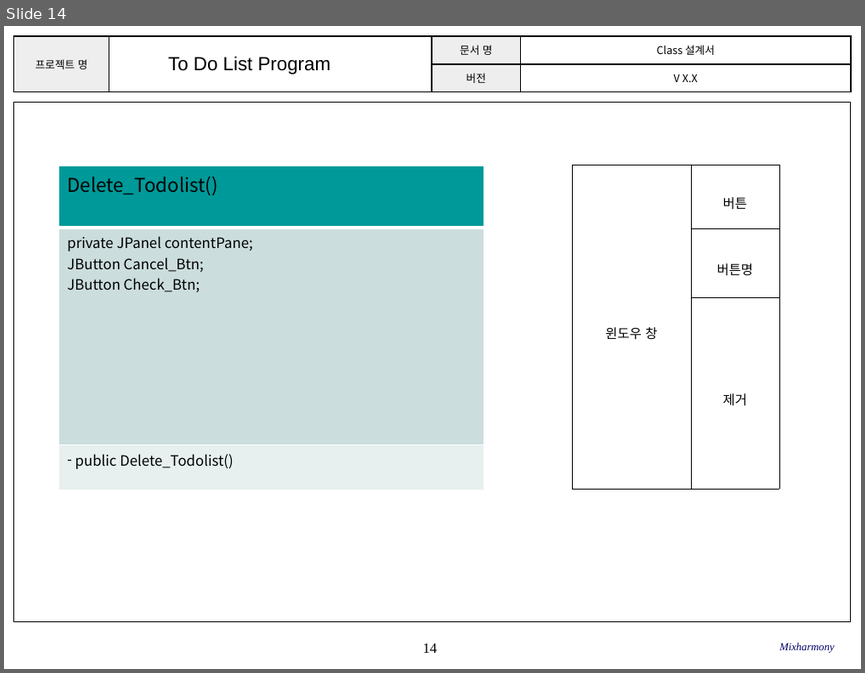
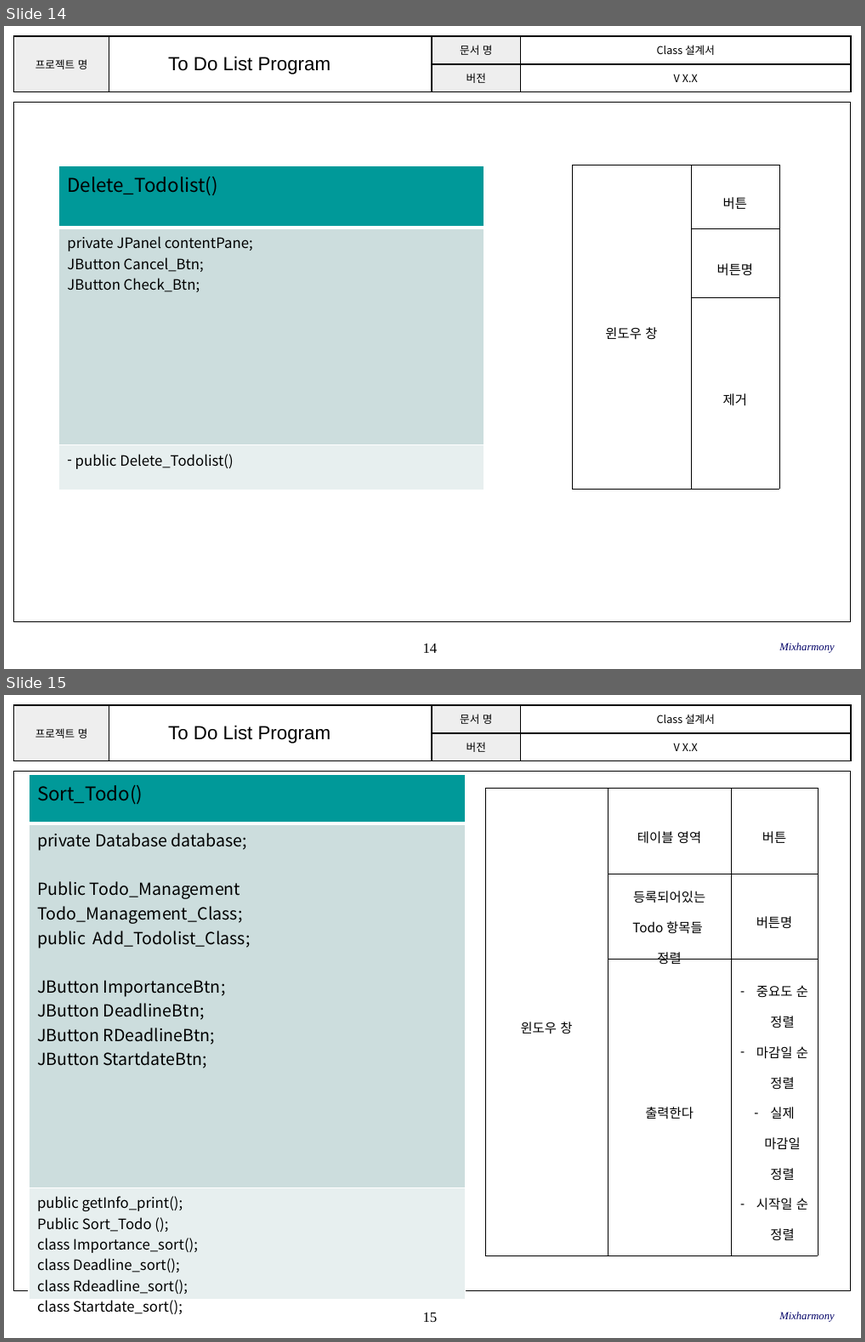
Before and after one commit to SE-admin/SE2017_2_mixharmony, a slide deck: doc/3_ 설계서/Class Design.pptx. Shown one above the other, each under a label of ours: slide 14 before the commit, slides 14 and 15 after it. The pictures are 865x673 and 865x1342 pixels, drawn with LibreOffice and Linux fonts; fonts in the diff are those of the drawing; background and template pictures are left out. Boxes give left, top, right and bottom in pixels: in the first picture for what was removed or moved away, otherwise in the second. Text is boxed around its words. In the diff, an @@ line names an element or a change of style, - is before the commit and + after.

Commit message:
#862 doc/3_ 설계서/Class Design.pptx (Sort 관련 class 추가)

```diff
--- a/doc/3_ 설계서/Class Design.pptx
+++ b/doc/3_ 설계서/Class Design.pptx
@@ slide 15 added at (x1=4, y1=695, x2=861, y2=1338), background #FFFFFF; not listed: 3 template elements that a slide beside it also shows @@
@@ text added at (x1=168, y1=725, x2=331, y2=743), 16 pt, text #000000 @@
+To Do List Program
@@ table added at (x1=29, y1=775, x2=466, y2=1317), 3 rows, 1 columns @@
+Sort_Todo()
+private Database database; / Public Todo_Management / Todo_Management_Class; / public Add_Todolist_Class; / JButton ImportanceBtn; / JButton DeadlineBtn; / JButton RDeadlineBtn; / JButton StartdateBtn;
+public getInfo_print(); / Public Sort_Todo (); / class Importance_sort(); / class Deadline_sort(); / class Rdeadline_sort(); / class Startdate_sort();
@@ table added at (x1=484, y1=788, x2=817, y2=1254), 3 rows, 3 columns @@
+윈도우 창 | 테이블 영역 | 버튼
+ | 등록되어있는 / Todo 항목들 / 정렬 | 버튼명
+ | 출력한다 | 중요도 순 정렬 / 마감일 순 정렬 / 실제 마감일 정렬 / 시작일 순 정렬
@@ text added at (x1=779, y1=1311, x2=834, y2=1321), 9 pt, text #000066, italic @@
+Mixharmony
```
Also in this commit, not shown: 2 slides changed.
